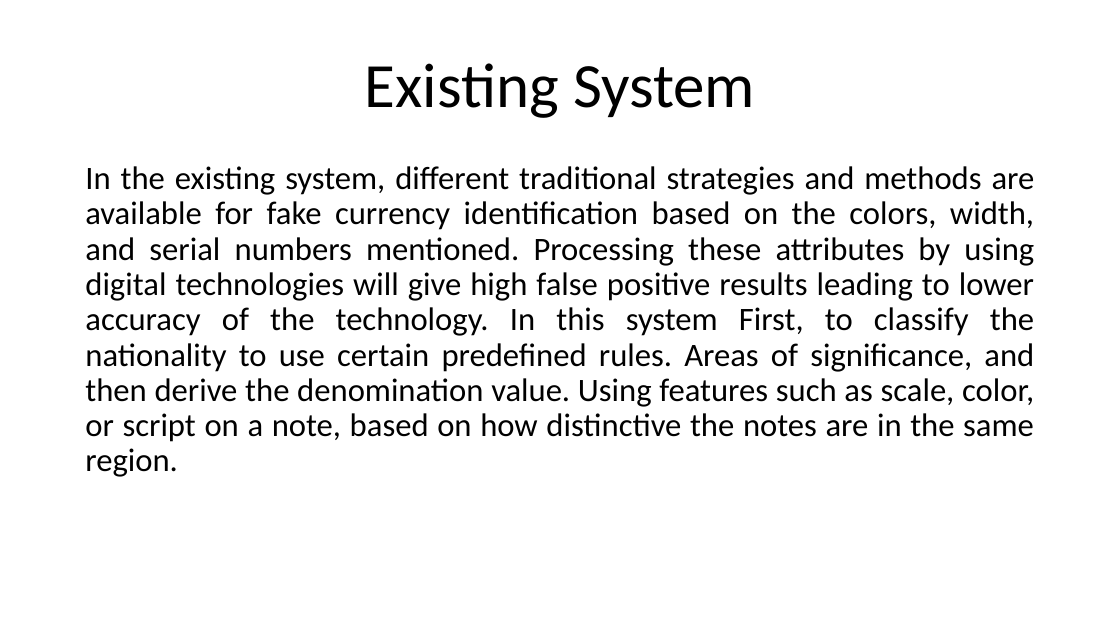
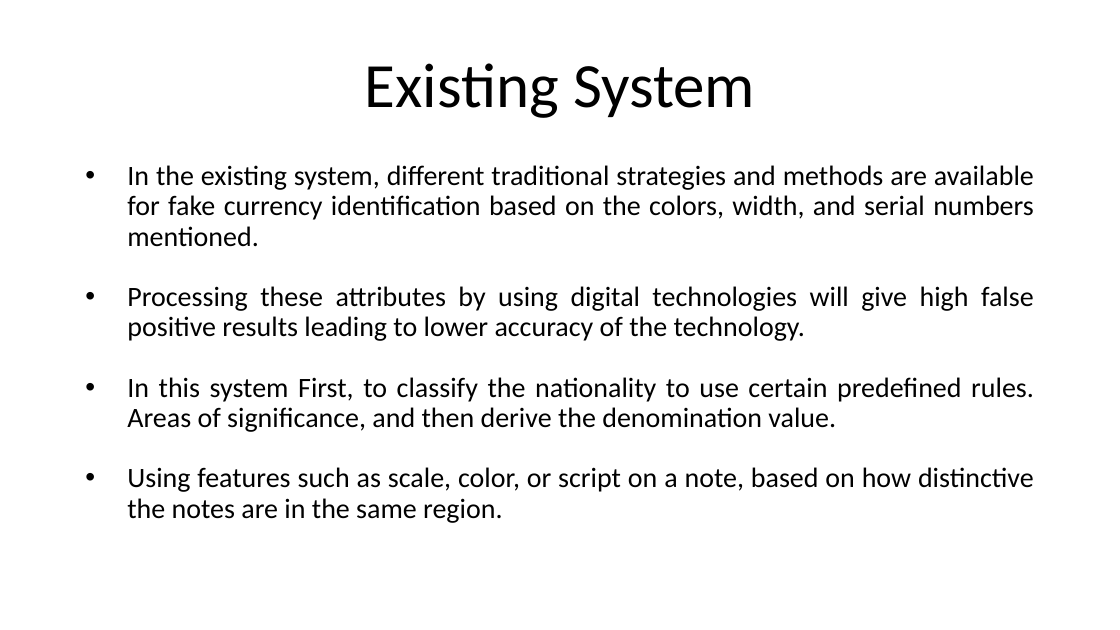
Before and after one commit to Sriram-Karthick-k/final-year-project, a slide deck: slide 4 of final/2nd review/Fake Currency Detection Using Image Processing.pptx. Drawn at 1120x630 pixels with LibreOffice and Linux fonts; fonts in the diff are those of the drawing. Boxes give left, top, right and bottom in pixels: in the first picture for what was removed or moved away, otherwise in the second. Text is boxed around its words. In the diff, an @@ line names an element or a change of style, - is before the commit and + after.

```diff
--- a/final/2nd review/Fake Currency Detection Using Image Processing.pptx
+++ b/final/2nd review/Fake Currency Detection Using Image Processing.pptx
@@ text at box(127, 165, 1034, 523): text changed; size 28 to 24 pt @@
-In the existing system, different traditional strategies and methods are available for fake currency identification based on the colors, width, and serial numbers mentioned. Processing these attributes by using digital technologies will give high false positive results leading to lower accuracy of the technology. In this system First, to classify the nationality to use certain predefined rules. Areas of significance, and then derive the denomination value. Using features such as scale, color, or script on a note, based on how distinctive the notes are in the same region.
+• In the existing system, different traditional strategies and methods are available for fake currency identification based on the colors, width, and serial numbers mentioned.
+• Processing these attributes by using digital technologies will give high false positive results leading to lower accuracy of the technology.
+• In this system First, to classify the nationality to use certain predefined rules. Areas of significance, and then derive the denomination value.
+• Using features such as scale, color, or script on a note, based on how distinctive the notes are in the same region.
```
Also in this commit, not shown: 7 other slides changed, 6 slides added, 1 slide removed, 1 other file.
